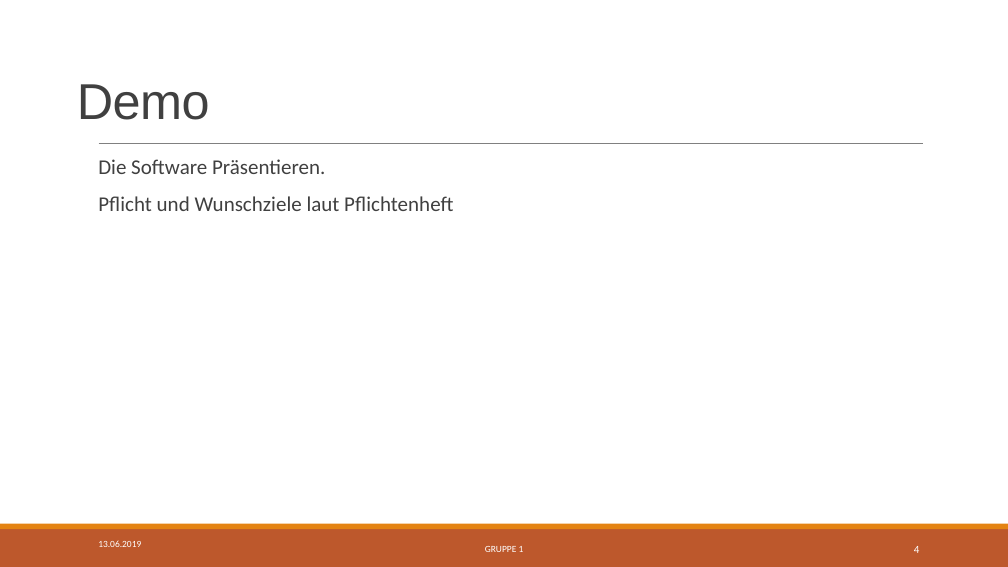
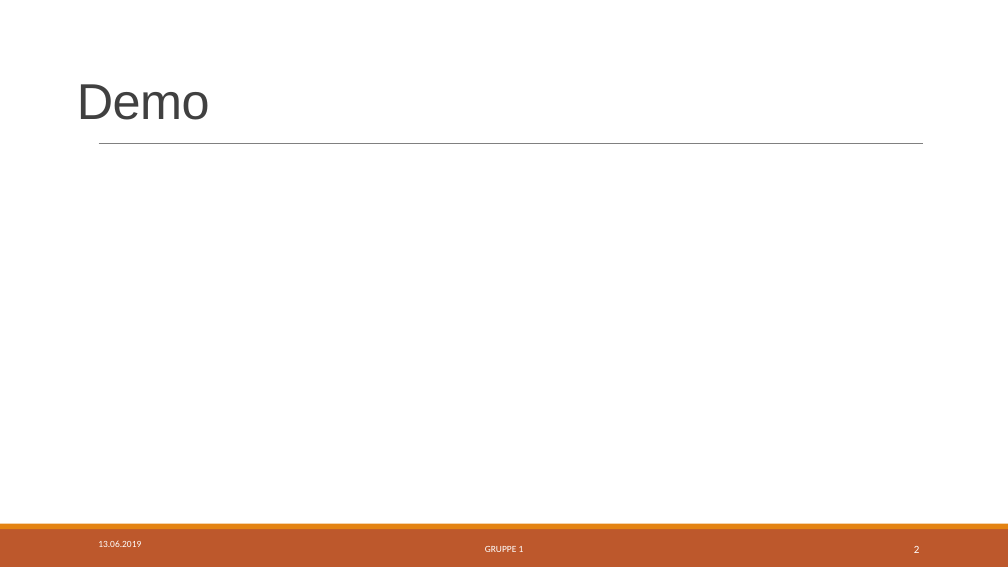
Before and after one commit to Swissmade41/EMI-Filter, a slide deck: slide 2 of Präsentation/SchlussPräsentation.pptx (slide 4 before the commit). Drawn at 1008x567 pixels with LibreOffice and Linux fonts; fonts in the diff are those of the drawing. Boxes give left, top, right and bottom in pixels: in the first picture for what was removed or moved away, otherwise in the second. Text is boxed around its words. In the diff, an @@ line names an element or a change of style, - is before the commit and + after.

Commit message:
Update SchlussPräsentation.pptx
teil validierung und demo hinzugefügt

```diff
--- a/Präsentation/SchlussPräsentation.pptx
+++ b/Präsentation/SchlussPräsentation.pptx
@@ text removed at (x1=98, y1=159, x2=453, y2=211) @@
-  Die Software Präsentieren.
-  Pflicht und Wunschziele laut Pflichtenheft
@@ page number at (x1=914, y1=546, x2=920, y2=553): text changed @@
-4
+2
```
Also in this commit, not shown: 6 slides added.
